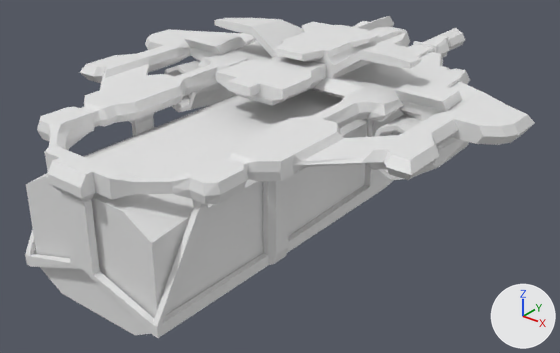
What one commit did to the Blender file Blender/Mechanical Animation/Ships/Cargo Frigate.blend.
Both versions are drawn from a 50 mm camera at (4.05, -4.78, 2.78) aimed at (0.07, 0.19, -0.3). Lighting does not change. The marker at lower right points along +X, +Y and +Z. Objects named as collision shapes, trigger or cutter boxes, shadow casters or lower levels of detail are left out.

In view in the first picture: 'Cargo S'.
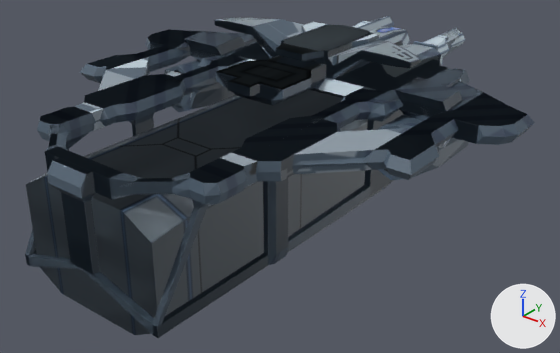
Patch to the scene script:
```diff
--- a/Blender/Mechanical Animation/Ships/Cargo Frigate.blend.py
+++ b/Blender/Mechanical Animation/Ships/Cargo Frigate.blend.py
@@ img_tex_albedo @@
+img_tex_albedo = load_image('tex_albedo', 'Cargo_S_albedo.png', 4096, 4096, 'sRGB')
@@ mat_base @@
+mat_base = bpy.data.materials.new('Base')
+# uses the picture img_tex_albedo
@@ me_cargo_s @@
 # used by ob_cargo_s; location = (0.0, 0.0, 0.0)
 # verts and faces of me_cargo_s; kept vertices keep their numbers, new ones are numbered from 1265
 # before: 77 (0.7, -0.21, 0.41), 78 (0.81, -0.21, 0.41), 79 (0.6, -0.35, 0.41), 82 (0.81, -0.53, 0.41), 83 (0.81, -0.82, 0.41)
 # before: 84 (0.81, -0.35, 0.41), 165 (0.7, -0.21, 0.57) at pixel (311, 115), 166 (0.81, -0.21, 0.57) at pixel (323, 118), 167 (0.6, -0.35, 0.57) at pixel (290, 117), 170 (0.81, -0.53, 0.57) at pixel (297, 131)
 # before: 171 (0.81, -0.88, 0.57) at pixel (267, 146), 172 (0.81, -0.35, 0.57) at pixel (311, 124), 322 (0.85, -0.17, 0.49)
 # before: 726 (-0.7, -0.21, 0.41) at pixel (184, 95), 727 (-0.81, -0.21, 0.41), 728 (-0.6, -0.35, 0.41) at pixel (180, 102), 731 (-0.81, -0.53, 0.41), 732 (-0.81, -0.82, 0.41)
 # before: 733 (-0.81, -0.35, 0.41), 809 (-0.7, -0.21, 0.57) at pixel (183, 79), 810 (-0.81, -0.21, 0.57) at pixel (174, 76), 811 (-0.6, -0.35, 0.57) at pixel (179, 85), 814 (-0.81, -0.53, 0.57) at pixel (147, 85)
 # before: 815 (-0.81, -0.88, 0.57) at pixel (116, 96), 816 (-0.81, -0.35, 0.57) at pixel (162, 80), 960 (-0.85, -0.17, 0.49)
-me_cargo_s.from_pydata(...)  # 1265 vertices, 1278 faces; spans x -2.05..2.05, y -2.04..2.84, z -0.66..0.88
+me_cargo_s.from_pydata(...)  # 1265 vertices, 1276 faces, 4 loose edges; spans x -2.05..2.05, y -2.04..2.84, z -0.66..0.88
+# me_cargo_s part 1
+delete_faces([(77, 79, 84, 82, 83, 78), (165, 166, 171, 170, 172, 167), (78, 83, 171, 166, 322)])
+edges += [(82, 83), (83, 171)]
+faces += [(165, 167, 172, 166), (77, 79, 84, 78)]
+# me_cargo_s part 2
+delete_faces([(726, 727, 732, 731, 733, 728), (809, 811, 816, 814, 815, 810), (727, 960, 810, 815, 732)])
+edges += [(731, 732), (732, 815)]
+faces += [(809, 810, 816, 811), (726, 727, 733, 728)]
+# me_cargo_s part 3: 1272 faces spanning x -2.05..2.05, y -2.04..2.84, z -0.66..0.88 switch from no material to mat_base
@@ me_cargo_s_lod1 @@
+me_cargo_s_lod1.from_pydata(...)  # 830 vertices, 836 faces; spans x -2.01..2.01, y -2.04..2.77, z -0.66..0.88
+me_cargo_s_lod1.materials.append(mat_base)
@@ ob_cargo_s_lod1 @@
+ob_cargo_s_lod1 = bpy.data.objects.new('Cargo_S_LOD1', me_cargo_s_lod1)
+ob_cargo_s_lod1.location = (0.0, 0.0, 0.0)
```

Pixel boxes (x1, y1, x2, y2) of what changed, in the pictures (560 x 353 px; the box of a moved part takes in the faces that stretch with it):
'Cargo_S_LOD1', added
    after: (45, 16, 462, 199)
part 1 of me_cargo_s, moved or reshaped
    before: (292, 116, 322, 132)
    after: (292, 116, 322, 124)
part 2 of me_cargo_s, moved or reshaped
    both: (164, 77, 183, 86)
part 3 of me_cargo_s, recoloured
    both: (25, 16, 535, 338)
